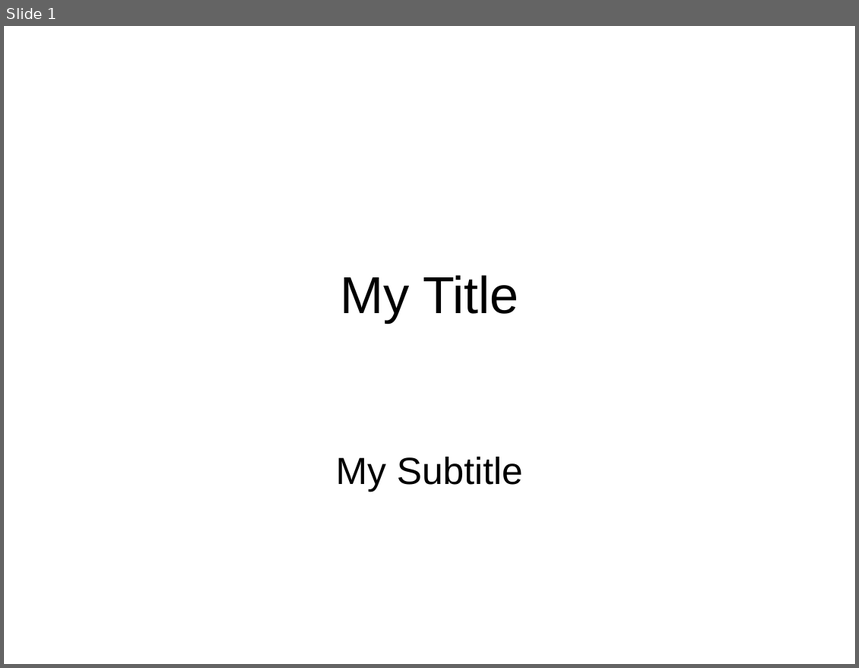
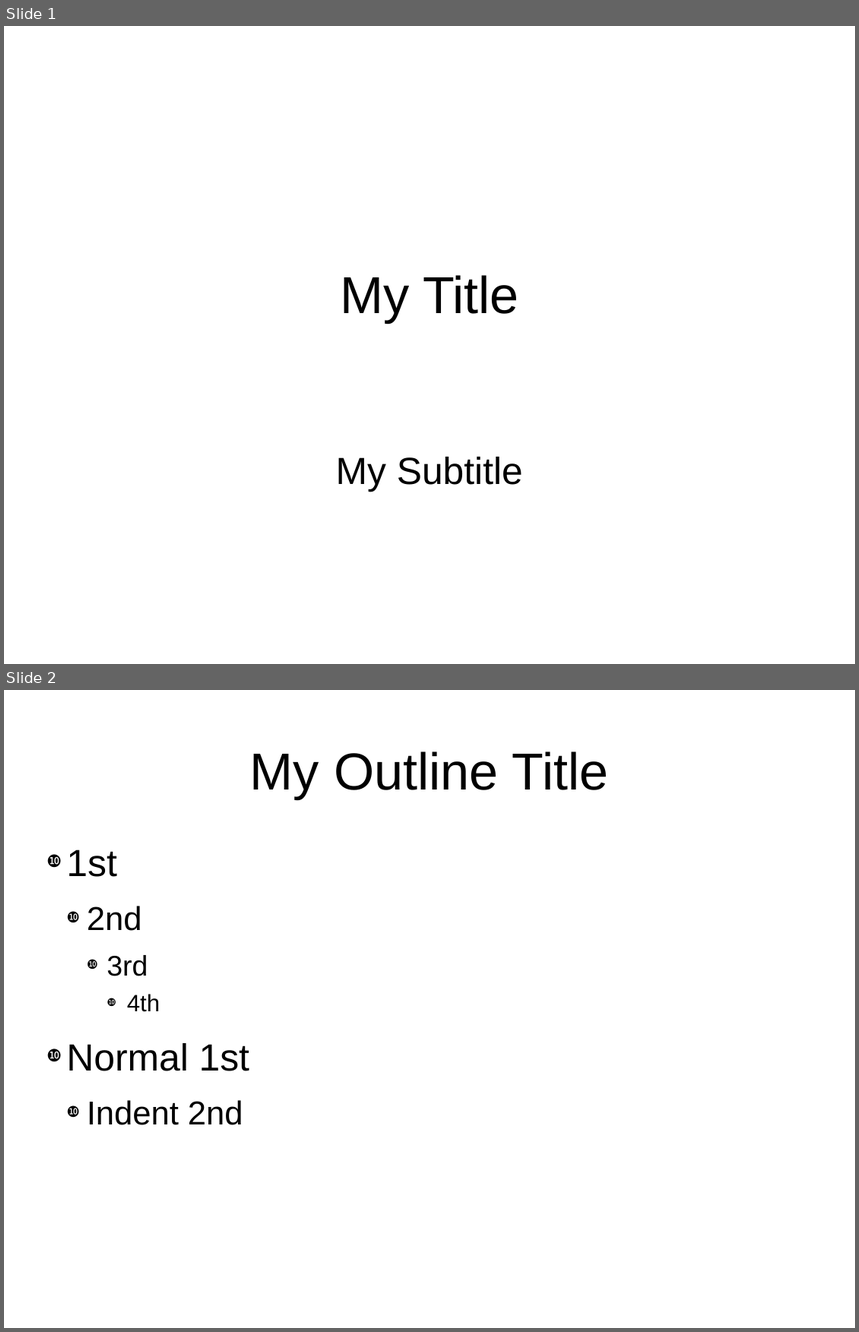
Before and after one commit to sonofeft/ODPSlides, a slide deck: odpslides/my_ppt.odp. Shown one above the other, each under a label of ours: slide 1 before the commit, slides 1 and 2 after it. The pictures are 859x668 and 859x1332 pixels, drawn with LibreOffice and Linux fonts; fonts in the diff are those of the drawing. Boxes give left, top, right and bottom in pixels: in the first picture for what was removed or moved away, otherwise in the second. Text is boxed around its words. In the diff, an @@ line names an element or a change of style, - is before the commit and + after.

Commit message:
Text Outline page working
Removed coverage from nose tests.

```diff
--- a/odpslides/my_ppt.odp
+++ b/odpslides/my_ppt.odp
@@ slide 2 added at [4, 690, 855, 1328], background #FFFFFF @@
@@ title added at [250, 752, 609, 799], 44 pt, text #000000 @@
+My Outline Title
@@ text added at [66, 850, 249, 1125], 32 pt, text #000000 @@
+❿ 1st
+  ❿ 2nd
+    ❿ 3rd
+      ❿ 4th
+❿ Normal 1st
+  ❿ Indent 2nd
```
Also in this commit, not shown: 6 other files.
